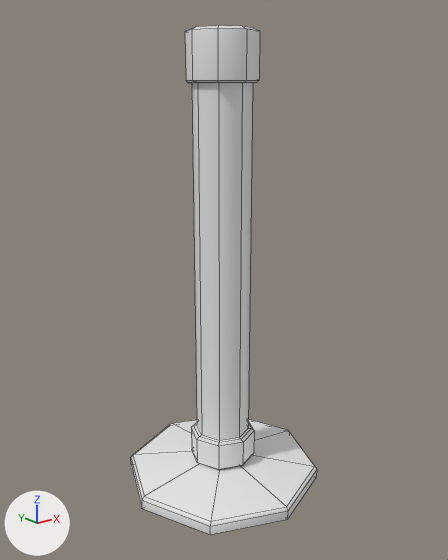
The FBX model Assets/Art/04_Props/BeltPost/Prop_Commisary_BeltPost.fbx, before and after one commit.
Before and after are seen from a camera (50 mm lens) standing at (-1.18, -1.483, 1.297) and looking at (0.0, -0.008, 0.707). Every picture has the same lights, and +X, +Y and +Z are marked at lower left. Mesh edges are drawn as thin lines. Where no turn or scale is listed for an object, it has been applied to the vertices.

The first picture shows 'Commisary_BeltPost'.
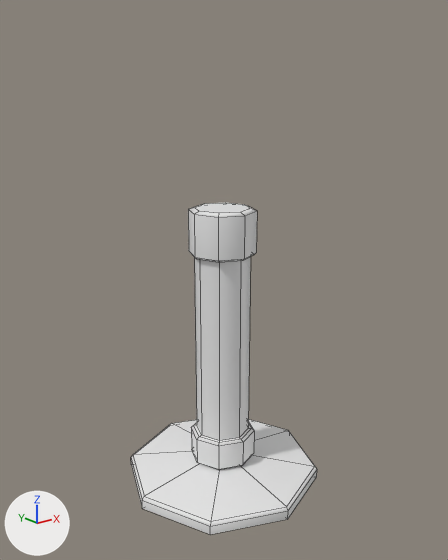
The edits, one by one:
me_cylinder_010 has 120 vertices, 114 faces and spans x -0.329..0.329, y -0.329..0.329, z 0.0..1.452.
me_cylinder_010 is used by ob_commisary_beltpost; location (0.0, 0.0, 0.0).
me_cylinder_010 part 1: all 40 vertices in x -0.107..0.107, y -0.107..0.107, z 1.306..1.452 are moved by (0.0, 0.0, -0.514).

Location of each change, [x1, y1, x2, y2] in pixels of the pictures (448 x 560 px; the box of a moved part takes in the faces that stretch with it):
'Commisary_BeltPost', reshaped (35% shorter): before [131, 26, 317, 534]; after [131, 203, 317, 534]
part 1 of me_cylinder_010, moved or reshaped: before [185, 26, 260, 377]; after [188, 203, 257, 377]
